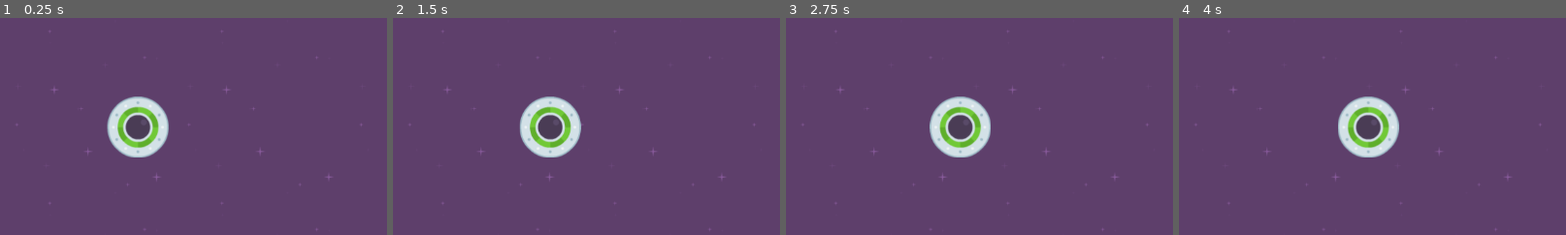
Above: before the commit, frames 1-4 (left to right).
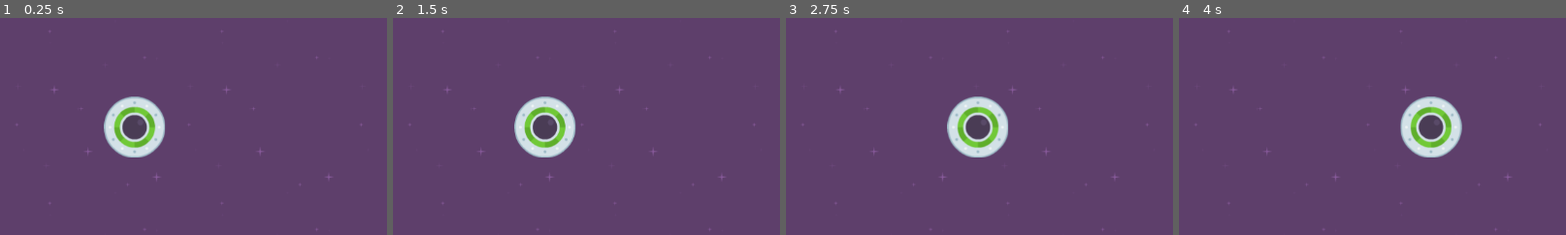
Above: after the commit, the same moments.

Repository: ty-n-42/Speedy-Saucer
Game: Godot game, scene res://levels/level_1.tscn
Same seed, same stepped clock (60 frames per second), same inputs: the game is played once before the commit and once after it.
Inputs:
- Up to frame 1 (0.25 s): no input
- Up to frame 2 (1.5 s): no input
- Up to frame 3 (2.75 s): no input
- Up to frame 4 (4 s): no input
The pictures show only the part of the screen within x 27-77%, y 17-67%; the shares and areas given below are measured in that part.

The runs differ from the first frame. In frame 1, 2.0% of the frame differs, in the area x 26-44%, y 36-65%; in frame 2, 2.5%; in frame 3, 4.4%; in frame 4, 6.2%, in the area x 41-74%, y 36-65%.

Commit message:
swapped from apply impulse once, at ready(); to apply force every physics simulation cycle.

Diff:
--- a/levels/player.gd
+++ b/levels/player.gd
@@ -3,14 +3,18 @@
 
 # Called when the node enters the scene tree for the first time.
 func _ready():
-	var direction: Vector2 = Vector2.RIGHT;
-	var magnitude: int = 25;
-
-	apply_impulse(direction * magnitude);
+	pass;
 
 
 #
 # Called every frame. 'delta' is the elapsed time since the previous frame.
 func _process(delta):
-	pass
-#
+	print(Engine.get_frames_per_second());
+
+
+# Called every physics simulation cycle, 'delta' is the elapsed time since the previous cycle.
+func _physics_process(delta):
+	var direction: Vector2 = Vector2.RIGHT;
+	var magnitude: int = 25;
+
+	apply_force(direction * magnitude);
